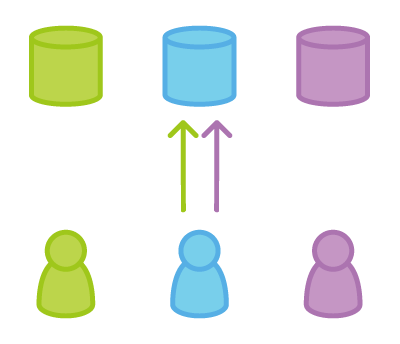
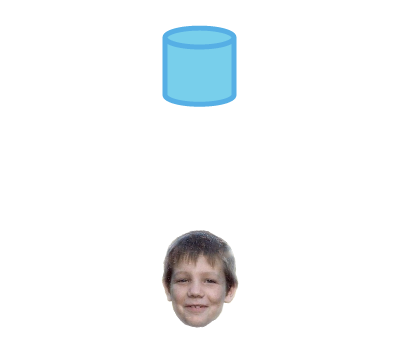
Layered file, before and after one edit (400x344). Changes by layer:
added group "Repos" with 6 layers above "Peeps" over [29, 25, 370, 107]
added group "Peeps" with 6 layers above "Repo Owner" over [36, 229, 363, 328]
added layer "gr" (5th of 6, in "Peeps") in group "Peeps" over [161, 230, 239, 328]
added group "Repo Owner" with 3 layers above "Other Users" over [184, 120, 215, 213]
added group "Other Users" with 6 layers over [50, 50, 349, 213]
hid "Layer 4", moved it into group "Other Users" over [167, 120, 233, 213]
removed layer "Layer 0" (2nd of 4) over [29, 25, 370, 319]
